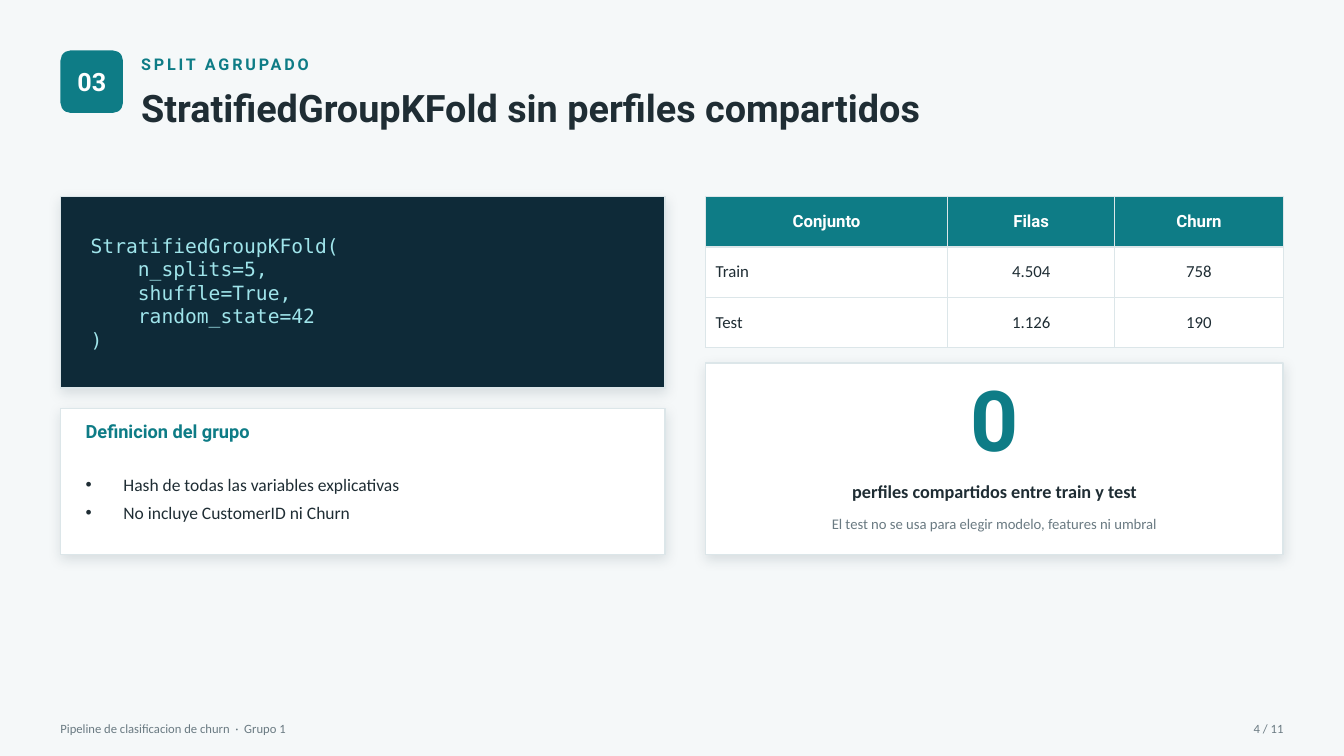
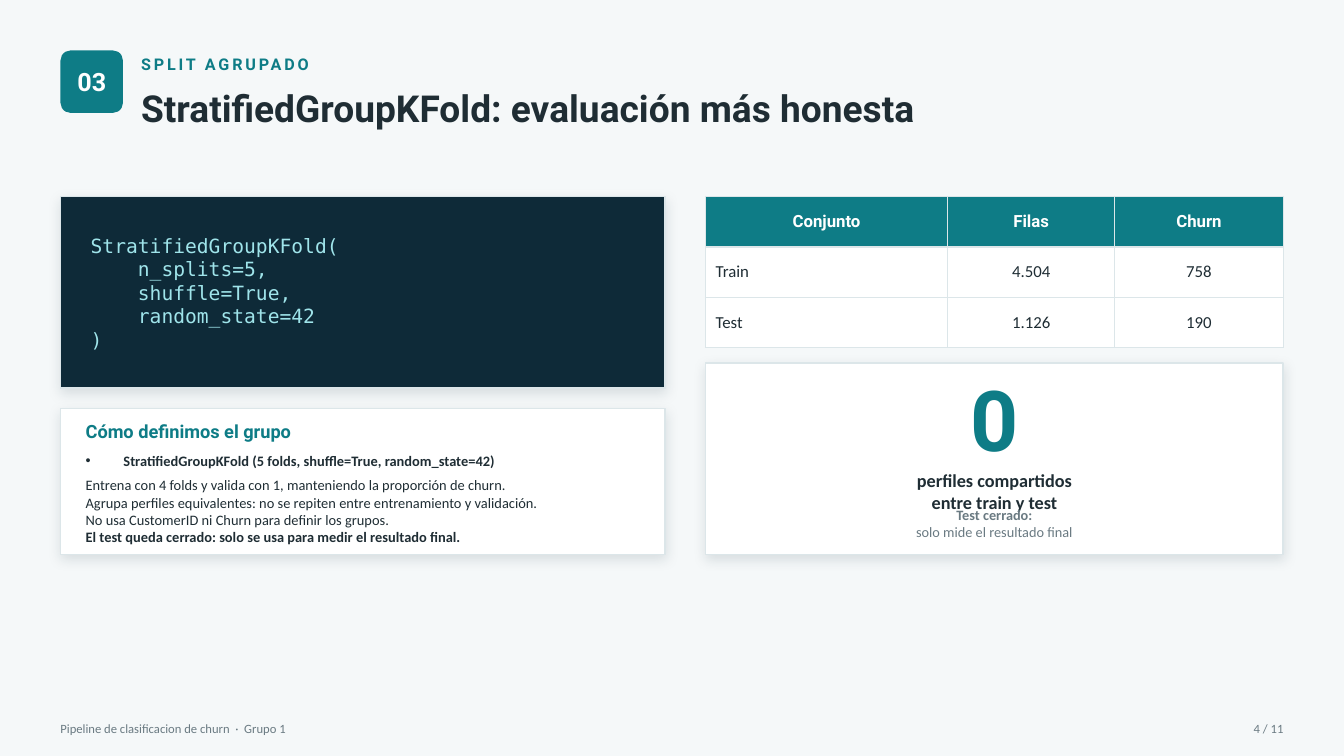
Before and after one commit to FelipeTamaki/TP_IA_aplicada_a_negocios_churn_Grupo1, a slide deck: slide 4 of presentacion_tecnica_churn.pptx. Drawn at 1344x756 pixels with LibreOffice and Linux fonts; fonts in the diff are those of the drawing. Boxes give left, top, right and bottom in pixels: in the first picture for what was removed or moved away, otherwise in the second. Text is boxed around its words. In the diff, an @@ line names an element or a change of style, - is before the commit and + after.

Commit message:
ppt

```diff
--- a/presentacion_tecnica_churn.pptx
+++ b/presentacion_tecnica_churn.pptx
@@ text at box(141, 93, 914, 130): text changed; size 27 to 26.5 pt @@
-StratifiedGroupKFold sin perfiles compartidos
+StratifiedGroupKFold: evaluación más honesta
@@ text at box(86, 424, 291, 442): text changed @@
-Definicion del grupo
+Cómo definimos el grupo
@@ text at box(86, 455, 537, 545): text changed; size 12.5 to 10.3 pt @@
-• Hash de todas las variables explicativas
-• No incluye CustomerID ni Churn
+• StratifiedGroupKFold (5 folds, shuffle=True, random_state=42)
+Entrena con 4 folds y valida con 1, manteniendo la proporción de churn.
+Agrupa perfiles equivalentes: no se repiten entre entrenamiento y validación.
+No usa CustomerID ni Churn para definir los grupos.
+El test queda cerrado: solo se usa para medir el resultado final.
@@ text at box(917, 474, 1072, 514): text changed @@
-perfiles compartidos entre train y test
+perfiles compartidos
+entre train y test
@@ text at box(916, 508, 1072, 537): text changed; size 10.5 to 10.2 pt @@
-El test no se usa para elegir modelo, features ni umbral
+Test cerrado:
+solo mide el resultado final
```
Also in this commit, not shown: 3 other slides changed, 1 other file.
